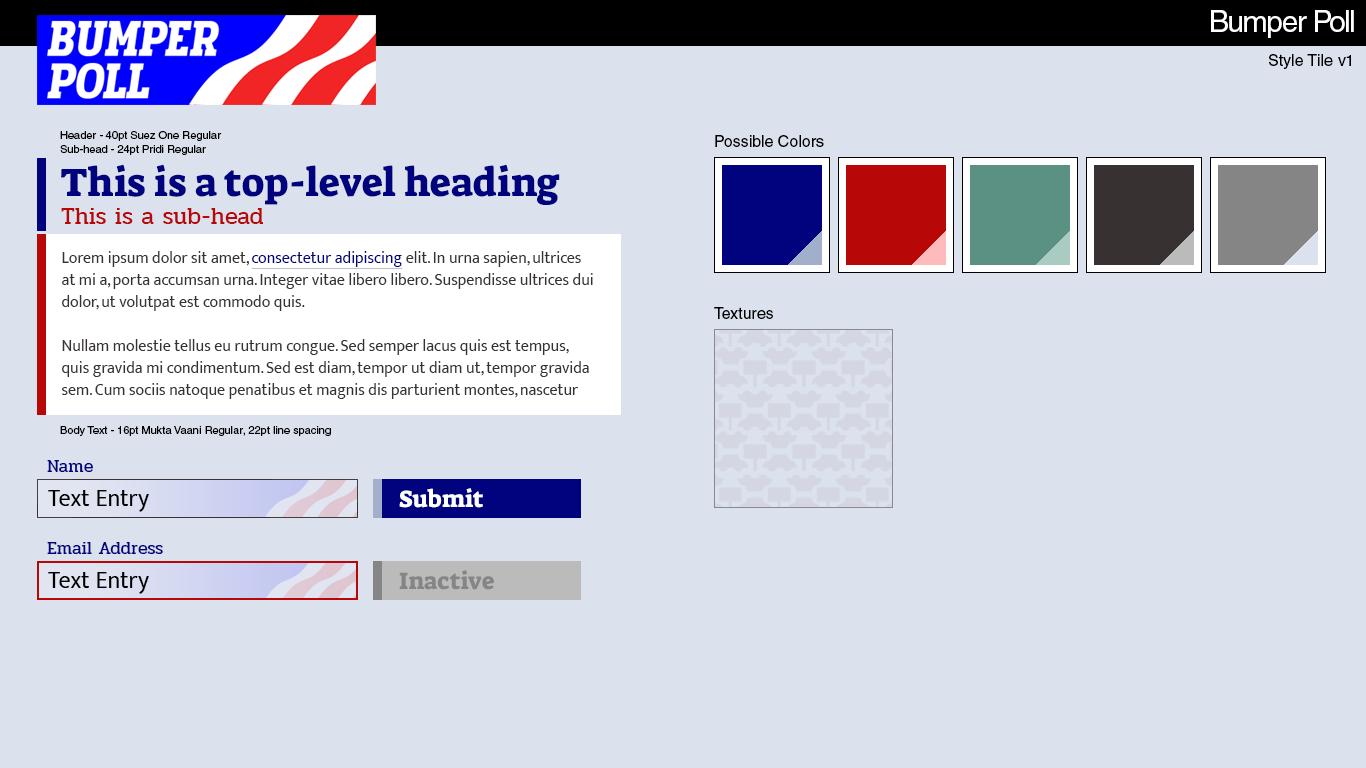
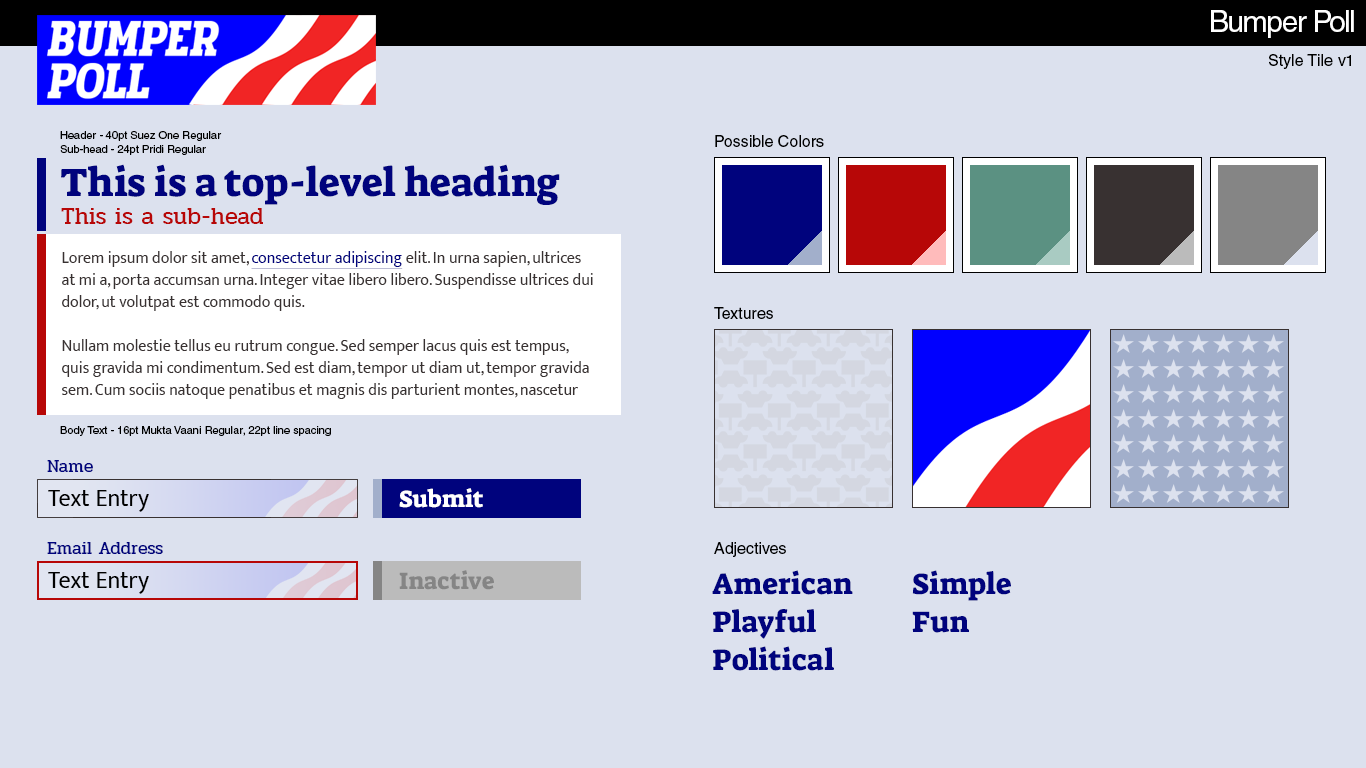
Layers edited between the first and the second w=1366, h=768 image:
added group "Adjectives" (1st of 2, in "Artboard 1") with 6 layers in group "Artboard 1" over [712, 542, 1011, 671]
added layer "Fun" in group "Adjectives" over [912, 611, 969, 633]
added layer "Simple" in group "Adjectives" over [912, 570, 1011, 601]
added layer "Political" in group "Adjectives" over [713, 646, 834, 671]
added layer "Playful" in group "Adjectives" over [713, 609, 816, 639]
added layer "American" in group "Adjectives" over [712, 570, 853, 595]
added layer "Adjectives" (2nd of 2, in "Artboard 1" › "Adjectives") in group "Adjectives" over [714, 542, 786, 557]
added layer "Star Pattern" in group "Textures" over [1110, 329, 1289, 508]
added layer "Flag Pattern" in group "Textures" over [912, 329, 1091, 508]
"Cars Pattern": opacity 50% → 100%, painted on it over [714, 329, 893, 508]
